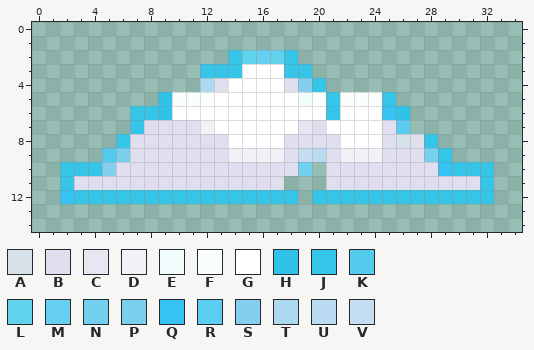
Two states of a pixel-art sprite, public/img/13.png. The picture above was drawn from the file before the commit.
The file is 140x60 pixels, drawn in blocks of 4x4; one block is one cell here. Colours within 5 levels of each other are drawn and written as one.
Palette (. is transparent): A #d7e1e8  B #e0dfef  C #e7e7f2  D #f1f1f8  E #f1fdfd  F #f9fefd  G #ffffff  H #2fc3e9  J #35c5e9  K #53cbed  L #61d2ec  M #65cff2  N #70d0ee  P #79d0ed  Q #36c2f2  R #5bccf2  S #85cfee  T #add9f0  U #badbf1  V #c4ddf1
Now the later version:
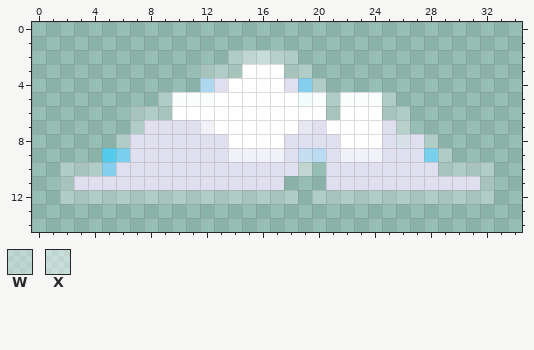
Colours new in this view: W #ffffff64  X #ffffff78
Edits made:
Colour J changes from #35c5e9 to #ffffff3c.
Colour H becomes colour J in row 5 at x 9; in row 6 at x 9 and 26.
Colour Q becomes colour J in row 6 at x 25; in row 10 at x 29; in row 12 at x 2.
Colour L becomes colour W in row 2 at x 17.
Colour R becomes colour W in row 7 at x 26.
Colour L becomes colour X in row 2 at x 15.
Colour M becomes colour X in row 2 at x 16.
Colour N becomes colour X in row 10 at x 19.
Changed places in both pictures, as pixel boxes (x1, y1, x2, y2):
changed: (60, 50, 494, 204)
